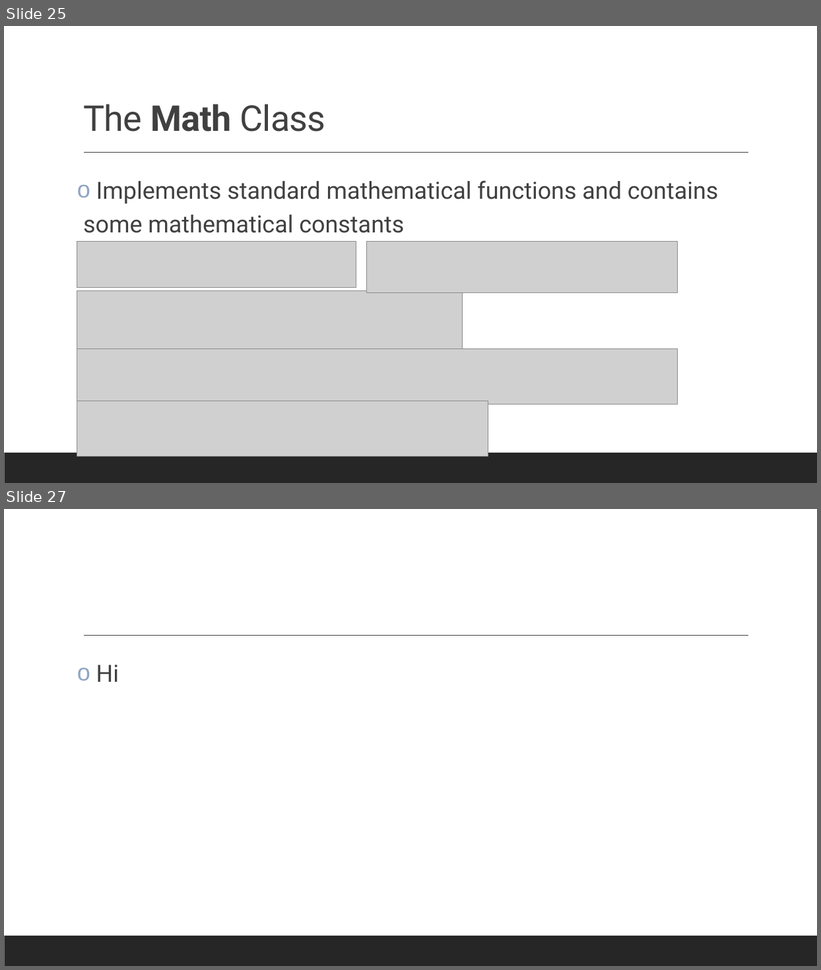
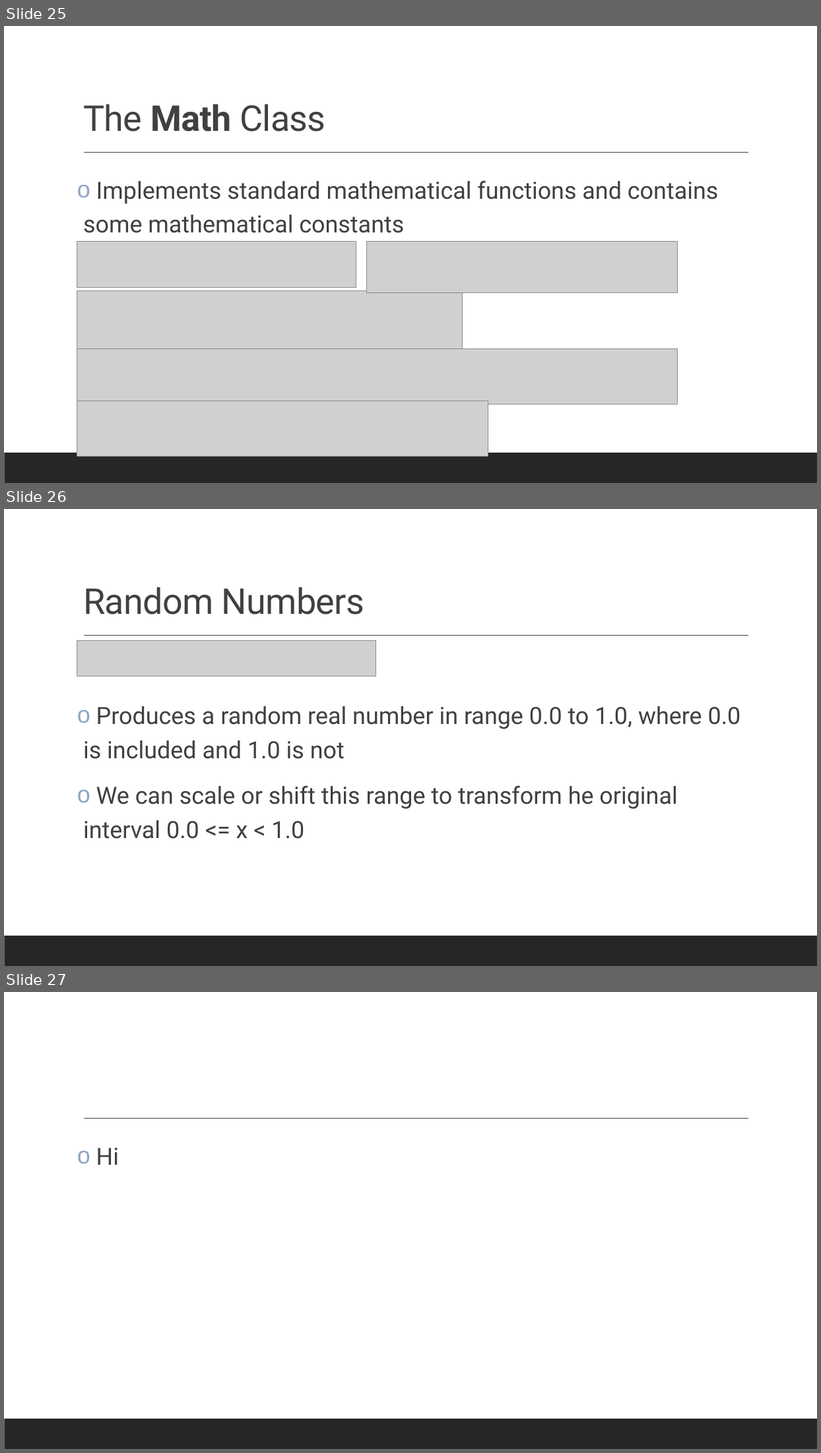
Before and after one commit to KarinaSang/Teaching, a slide deck: AP Java/Week5/Week5.pptx. Shown one above the other, each under a label of ours: slides 25 and 27 before the commit, slides 25, 26 and 27 after it; the slides between them are not shown. The pictures are 821x970 and 821x1453 pixels, drawn with LibreOffice and Linux fonts; fonts in the diff are those of the drawing; grey boxes stand for pictures. Boxes give left, top, right and bottom in pixels: in the first picture for what was removed or moved away, otherwise in the second. Text is boxed around its words. In the diff, an @@ line names an element or a change of style, - is before the commit and + after.

```diff
--- a/AP Java/Week5/Week5.pptx
+++ b/AP Java/Week5/Week5.pptx
@@ slide 26 added at [4, 509, 817, 966], background #FFFFFF; not listed: 2 template elements that a slide beside it also shows @@
@@ title added at [83, 587, 364, 615], 42 pt, text #404040 @@
+Random Numbers
@@ picture added at [77, 641, 376, 677] @@
@@ text added at [83, 706, 741, 839], 28 pt, text #404040 @@
+o Produces a random real number in range 0.0 to 1.0, where 0.0 is included and 1.0 is not
+o We can scale or shift this range to transform he original interval 0.0 <= x < 1.0
```
Also in this commit, not shown: 1 slide removed, 15 other files.
